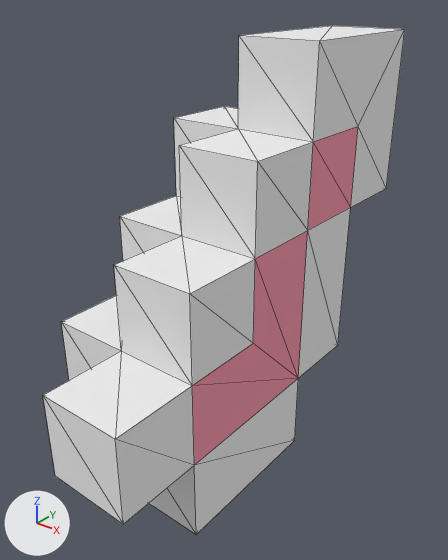
One commit to the OBJ model NaturalSelectionEditor/Assets/SampleSceneAssets/Art/Bunny-Bits/(White)/Bunny-Bit-6-(White).obj: the scene before it, then after it.
Before and after are seen from a 50 mm camera at (0.435, -0.47, 1.555) aimed at (0.018, 0.052, 1.231). Arrows for +X, +Y and +Z are at lower left; the lights stay in place. Mesh edges are drawn as thin lines. Where no turn or scale is listed for an object, it has been applied to the vertices. Vertices at the same position are counted once.

Names of what the first picture shows: 'Untitled'.
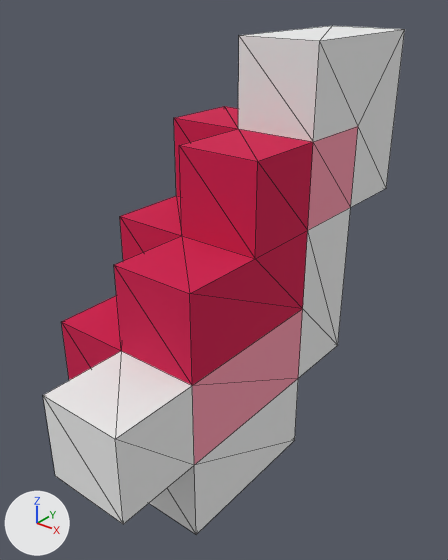
The newer file is also turned or shifted as a whole; pictures and numbers use the older file's frame.

What differs and where, as boxes (x1, y1, x2, y2) in the pictures (448 x 560 px; the box of a moved part takes in the faces that stretch with it):
part 1 of me_untitled, moved or reshaped
    before: (190, 259, 298, 386)
    after: (190, 231, 338, 386)
part 2 of me_untitled, surface changed (white to red)
    both: (62, 106, 313, 385)

What the commit changed:
me_untitled has 47 vertices, 92 faces and spans x -0.1..0.1, y -0.2..0.3, z 1.0..1.5.
me_untitled is used by ob_untitled; location (0.0, 0.0, 0.0).
Part 1, on me_untitled:
Vertex 36 of me_untitled moves from (0.1, 0.0, 1.2) at pixel (253, 343) to (0.1, 0.1, 1.2) at pixel (302, 308).
me_untitled part 2: 42 kept faces spanning x -0.1..0.1, y -0.1..0.2, z 1.1..1.4 get new texture (UV) coordinates.
